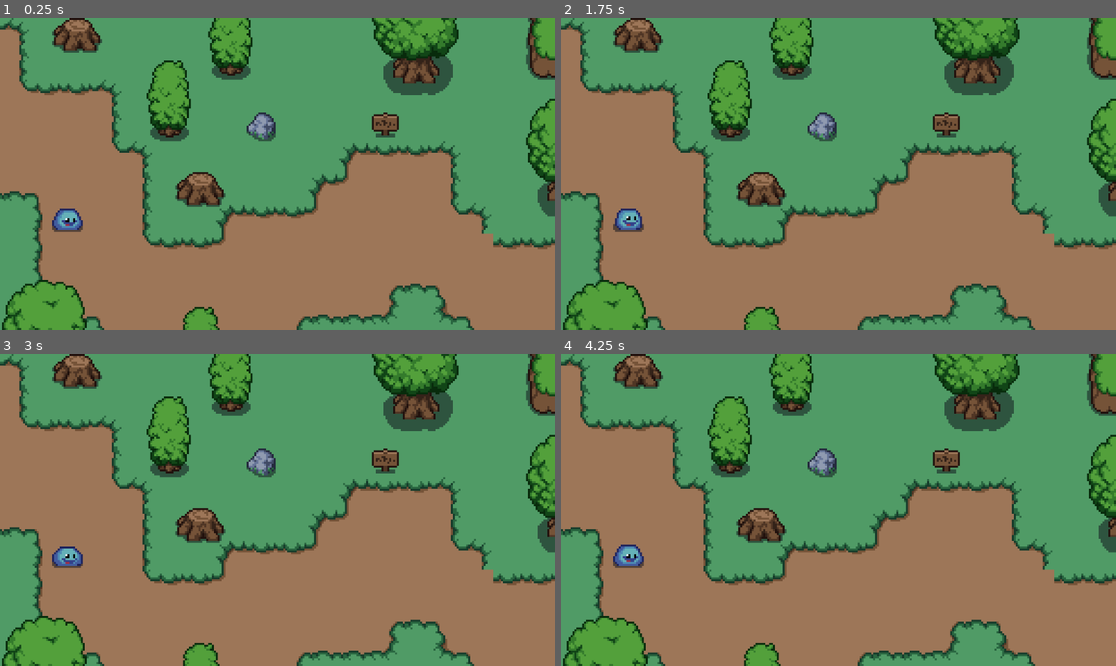
Above: before the commit, frames 1-4 (two rows, left to right).
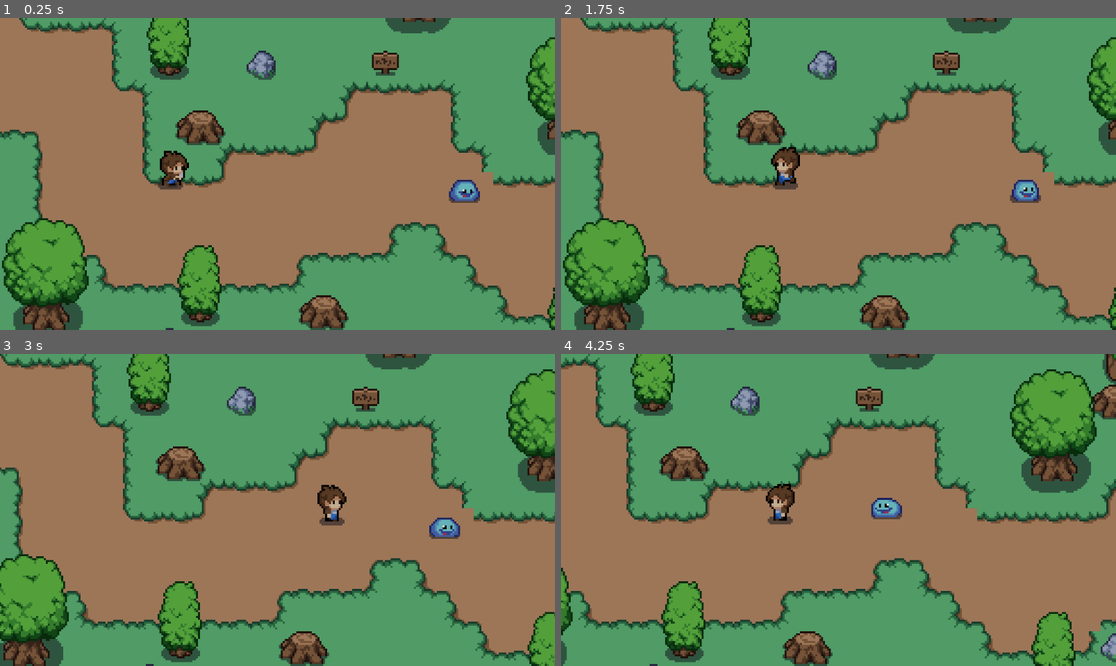
Above: after the commit, the same moments.

Repository: EdrSantandr/HorrorRPG
Game: Godot game, scene res://scenes/world.tscn
Same seed, same stepped clock (60 frames per second), same inputs: the game is played once before the commit and once after it.
Inputs:
- Up to frame 1 (0.25 s): no input
- Up to frame 2 (1.75 s): hold Right (move_right) 0.53-1.28 s; tap A (attack) at 0.6, 1.35 s; hold Left (move_left) from 1.28 s (still down)
- Up to frame 3 (3 s): release Left (move_left) at 2.03 s; hold Down (move_bottom) 2.03-2.78 s; hold Right (move_right) from 2.03 s (still down); tap A (attack) at 2.3 s; tap Up (move_top) at 2.85 s
- Up to frame 4 (4.25 s): tap A (attack) at 3.05, 3.6 s; release Right (move_right) at 3.53 s; hold Left (move_left) from 3.53 s (still down)

The runs differ from the first frame. In frame 1, 55% of the frame differs, in the area x 0-100%, y 0-100%; in frame 2, 54%; in frame 3, 53%; in frame 4, 58%.

Commit message:
Setup camera movement

Diff:
--- a/project.godot
+++ b/project.godot
@@ -18,10 +18,6 @@
 [autoload]
 
 Global="*res://scripts/global.gd"
-
-[display]
-
-window/stretch/scale=4.0
 
 [input]
 
--- a/scenes/player.tscn
+++ b/scenes/player.tscn
@@ -445,6 +445,17 @@
 [node name="timer_enemy_cooldown" type="Timer" parent="."]
 wait_time = 0.5
 
+[node name="Camera2D" type="Camera2D" parent="."]
+zoom = Vector2(4, 4)
+limit_left = 0
+limit_top = 0
+limit_right = 416
+limit_bottom = 225
+limit_smoothed = true
+rotation_smoothing_enabled = true
+drag_horizontal_enabled = true
+drag_vertical_enabled = true
+
 [connection signal="body_entered" from="player_hitbox" to="." method="_on_player_hitbox_body_entered"]
 [connection signal="body_exited" from="player_hitbox" to="." method="_on_player_hitbox_body_exited"]
 [connection signal="timeout" from="timer_enemy_cooldown" to="." method="_on_attack_cooldown_timeout"]
--- a/scenes/world.tscn
+++ b/scenes/world.tscn
@@ -121,6 +121,7 @@
 tile_set = SubResource("TileSet_8u115")
 
 [node name="player" parent="." instance=ExtResource("4_xervr")]
+position = Vector2(88, 113)
 
 [node name="enemy" parent="." instance=ExtResource("5_uvsau")]
-position = Vector2(35, 111)
+position = Vector2(241, 128)
--- a/scripts/player.gd
+++ b/scripts/player.gd
@@ -12,7 +12,7 @@
 var direction: int = 0 #means no direction
 var previous_direction: int = 4
 var previous_velocity: Vector2 = Vector2(0,0)
-var previous_idle_animation: String = "default"
+var previous_idle_animation: String = "front_idle"
 var enemy: CharacterBody2D = null
 
 func _physics_process(delta: float) -> void:
@@ -78,8 +78,6 @@
 		# Handle damage to enemy
 		if enemy!= null && enemy_in_attack_range:
 			enemy.handle_damage()
-			Global.player_current_attack = false
-			attack_state = false
 		animated_sprite.animation_finished.connect(attack_animation_finished)
 
 
@@ -99,20 +97,21 @@
 			animated_sprite.play("back_walk")
 
 	# Region to handle idle
-	if direction == 0 && !attack_state && (abs(previous_velocity.x)!=0 || abs(previous_velocity.y)!=0):
+	if direction == 0 && !attack_state:
 		var anim_to_play: String = "front_idle"
-		if previous_velocity.x > 0:
-			animated_sprite.flip_h = false
-			anim_to_play = "side_idle"
-		elif previous_velocity.x < 0:
-			animated_sprite.flip_h = true
-			anim_to_play = "side_idle"
-		elif previous_velocity.y < 0:
-			anim_to_play = "back_idle"
-		elif previous_velocity.y > 0:
-			anim_to_play = "front_idle"
-		previous_idle_animation = anim_to_play
-		animated_sprite.play(anim_to_play)
+		if  (abs(previous_velocity.x)!=0 || abs(previous_velocity.y)!=0):
+			if previous_velocity.x > 0:
+				animated_sprite.flip_h = false
+				anim_to_play = "side_idle"
+			elif previous_velocity.x < 0:
+				animated_sprite.flip_h = true
+				anim_to_play = "side_idle"
+			elif previous_velocity.y < 0:
+				anim_to_play = "back_idle"
+			elif previous_velocity.y > 0:
+				anim_to_play = "front_idle"
+			previous_idle_animation = anim_to_play
+			animated_sprite.play(anim_to_play)
 
 
 func player():
@@ -133,7 +132,7 @@
 
 func enemy_attack():
 	if enemy_in_attack_range and enemy_attack_cooldown:
-		health -= 10
+		health -= 5
 		enemy_attack_cooldown = false
 		timer_enemy_cooldown.start()
 
@@ -143,5 +142,7 @@
 
 
 func attack_animation_finished():
+	attack_state = false
+	Global.player_current_attack = false
 	animated_sprite.stop()
 	animated_sprite.play(previous_idle_animation)
